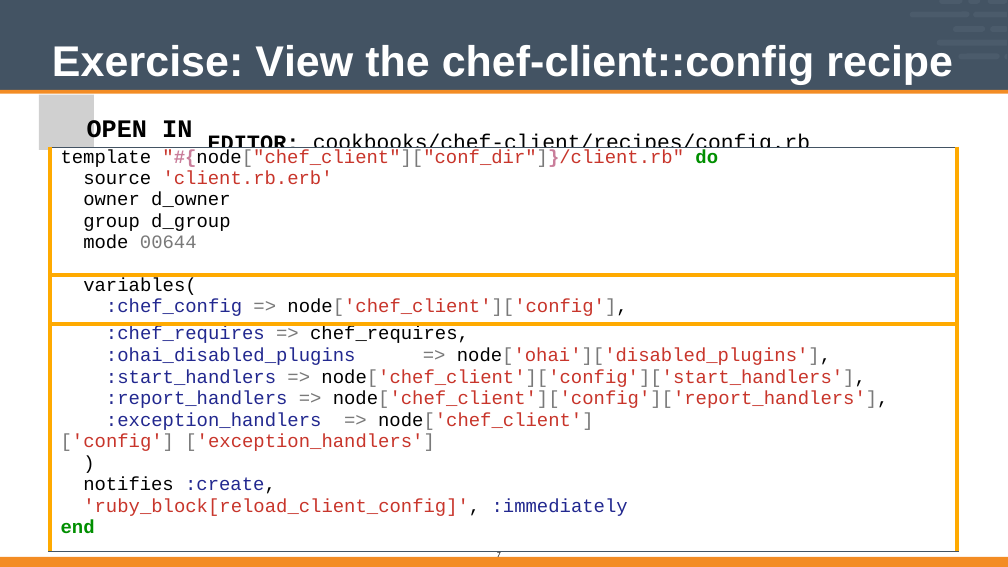
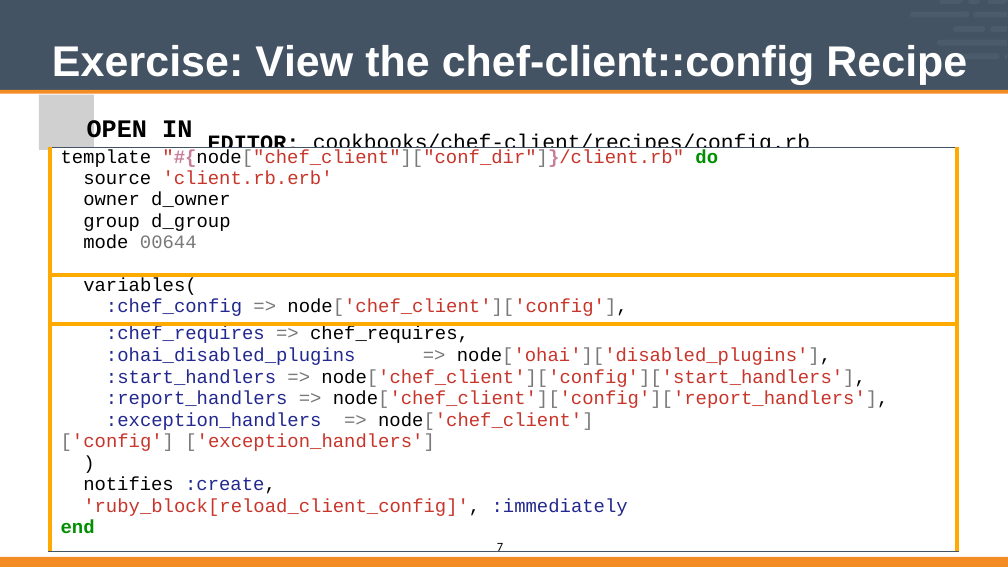
Before and after one commit to vinyar/chef-intermediate, a slide deck: slide 7 of Modules/03-Chef_Intermediate.pptx. Drawn at 1008x567 pixels with LibreOffice and Linux fonts; fonts in the diff are those of the drawing; grey boxes stand for pictures. Boxes give left, top, right and bottom in pixels: in the first picture for what was removed or moved away, otherwise in the second. Text is boxed around its words. In the diff, an @@ line names an element or a change of style, - is before the commit and + after.

```diff
--- a/Modules/03-Chef_Intermediate.pptx
+++ b/Modules/03-Chef_Intermediate.pptx
@@ title at (52,45,967,84): text changed @@
-Exercise: View the chef-client::config recipe
+Exercise: View the chef-client::config Recipe
@@ page number: place and size @@
-page number at (497,551,501,560)
+page number at (497,543,503,552)
@@ page number at (497,543,503,552): size 10 to 16 pt @@
```
Also in this commit, not shown: 17 other slides changed.
